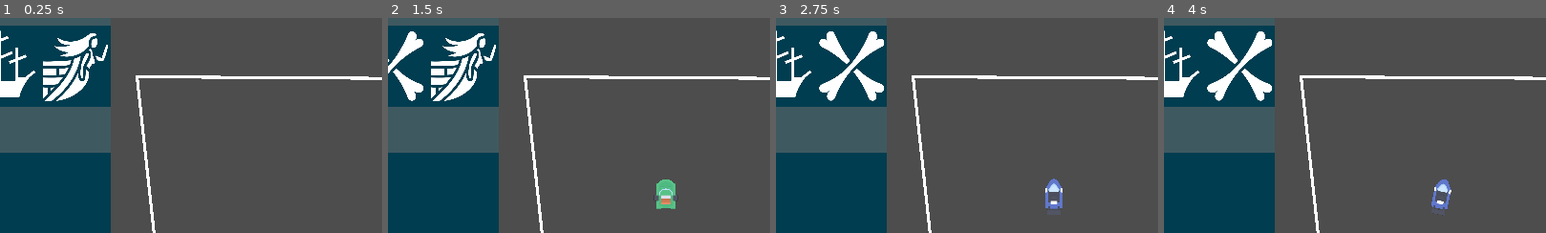
Above: before the commit, frames 1-4 (left to right).
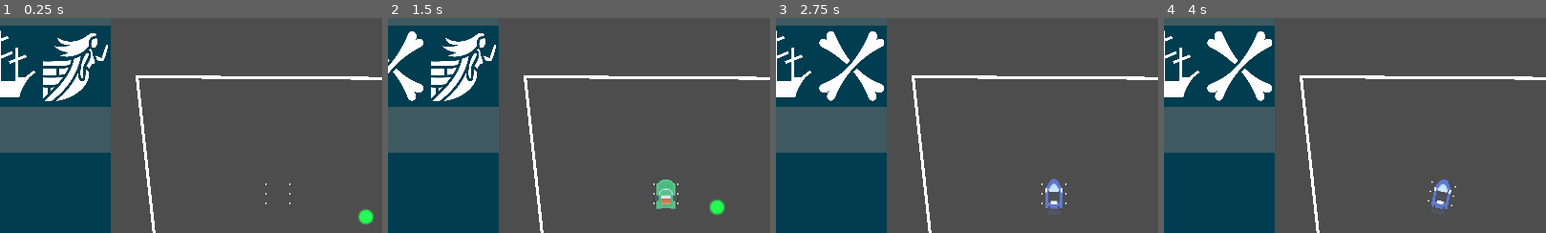
Above: after the commit, the same moments.

Repository: ktosox/Tool_Box_2
Game: Godot game, scene res://projects/vam-pirate_ship-vivors_2/player_creation/test_arena_player_creation.tscn
Two runs of this game, one before a commit and one after it. Both use one fixed random seed, a clock stepped at 60 frames per second and the inputs below. The project has no main scene, so this scene is started directly.
Inputs (mouse positions are % of the whole screen's width and height, from its top left):
- Up to frame 1 (0.25 s): no input
- Up to frame 2 (1.5 s): click (5, 20) at 0.52 s; click (14, 20) at 1.27 s
- Up to frame 3 (2.75 s): click (24, 20) at 2.02 s
- Up to frame 4 (4 s): tap Enter (ui_accept) at 2.75, 3.02, 3.5 s; move the mouse to (72, 45) at 2.77 s; hold Right (ui_right) 2.78-3.5 s; click (72, 45) at 2.92 s; drag from (30, 55) to (45, 70) at 3.52 s
The pictures show only the part of the screen within x 14-64%, y 9-59%; the shares and areas given below are measured in that part.

The runs differ from the first frame. In frame 1, 0.3% of the frame differs, in the area x 69-98%, y 76-97%; in frame 2, 0.3%, in the area x 69-89%, y 76-92%; in frame 3, less than 0.1%; in frame 4, less than 0.1%.

Commit message:
made some progress towards adding parts to player

Diff:
--- a/project.godot
+++ b/project.godot
@@ -20,6 +20,10 @@
 window/size/viewport_height=720
 window/stretch/mode="canvas_items"
 window/stretch/aspect="keep_width"
+
+[dotnet]
+
+project/assembly_name="Tool_Box_2"
 
 [input]
 
--- a/projects/vam-pirate_ship-vivors_2/damage_arena/damage_arena.tscn
+++ b/projects/vam-pirate_ship-vivors_2/damage_arena/damage_arena.tscn
@@ -2,9 +2,9 @@
 
 [ext_resource type="Script" path="res://projects/vam-pirate_ship-vivors_2/damage_arena/spawn_ui.gd" id="1_g532p"]
 [ext_resource type="Texture2D" uid="uid://onm5xeg5u5wu" path="res://resources/shader_particles/orb1.png" id="2_7g3f1"]
-[ext_resource type="PackedScene" uid="uid://bnodi31vhdku8" path="res://projects/vam-pirate_ship-vivors_2/magnetic_mine.tscn" id="2_bgjbt"]
+[ext_resource type="PackedScene" uid="uid://bnodi31vhdku8" path="res://projects/vam-pirate_ship-vivors_2/enemies/magnetic_mine.tscn" id="2_bgjbt"]
 [ext_resource type="PackedScene" uid="uid://vwlkff015x7e" path="res://projects/vam-pirate_ship-vivors_2/player.tscn" id="4_msigs"]
-[ext_resource type="PackedScene" uid="uid://wnxwn405uush" path="res://projects/vam-pirate_ship-vivors_2/ship_parts/air_boat.tscn" id="5_dxux2"]
+[ext_resource type="PackedScene" uid="uid://cxv8ea5o2yvi4" path="res://projects/vam-pirate_ship-vivors_2/battle_boat.tscn" id="5_dbqgg"]
 
 [node name="DamageArena" type="Node2D"]
 
@@ -14,7 +14,7 @@
 spawn_point = NodePath("../SpawnPoint")
 
 [node name="Back" type="ColorRect" parent="SpawnUI"]
-custom_minimum_size = Vector2(120, 0)
+custom_minimum_size = Vector2(140, 0)
 anchors_preset = 9
 anchor_bottom = 1.0
 grow_vertical = 2
@@ -99,6 +99,6 @@
 [node name="Player" parent="." instance=ExtResource("4_msigs")]
 position = Vector2(653, 381)
 
-[node name="AirBoat" parent="Player" instance=ExtResource("5_dxux2")]
+[node name="BattleBoat" parent="Player" instance=ExtResource("5_dbqgg")]
 
 [connection signal="pressed" from="SpawnUI/Back/Layout/EnemySection/SpawnEnemy" to="SpawnUI" method="_on_spawn_enemy_pressed"]
--- a/projects/vam-pirate_ship-vivors_2/enemy_gun.tscn
+++ b/projects/vam-pirate_ship-vivors_2/enemies/enemy_gun.tscn
@@ -1,6 +1,6 @@
 [gd_scene load_steps=4 format=3 uid="uid://cjsb0u1e8f3f4"]
 
-[ext_resource type="Script" path="res://projects/vam-pirate_ship-vivors_2/enemy_gun.gd" id="1_j25v5"]
+[ext_resource type="Script" path="res://projects/vam-pirate_ship-vivors_2/enemies/enemy_gun.gd" id="1_j25v5"]
 [ext_resource type="PackedScene" uid="uid://cu6565wpxaocr" path="res://projects/vam-pirate_ship-vivors_2/detector.tscn" id="2_jp267"]
 
 [sub_resource type="CircleShape2D" id="CircleShape2D_1qyy8"]
--- a/projects/vam-pirate_ship-vivors_2/explosion.tscn
+++ b/projects/vam-pirate_ship-vivors_2/enemies/explosion.tscn
@@ -1,6 +1,6 @@
 [gd_scene load_steps=10 format=3 uid="uid://dlb50nvbe20m8"]
 
-[ext_resource type="Script" path="res://projects/vam-pirate_ship-vivors_2/explosion.gd" id="1_3bpcu"]
+[ext_resource type="Script" path="res://projects/vam-pirate_ship-vivors_2/enemies/explosion.gd" id="1_3bpcu"]
 [ext_resource type="Texture2D" uid="uid://cltl2m3w3n6tj" path="res://resources/shader_particles/smoke6.png" id="1_fkb55"]
 [ext_resource type="Texture2D" uid="uid://dsl8w7dvr3vv5" path="res://resources/shader_particles/smoke3.png" id="2_7wxm6"]
 [ext_resource type="Script" path="res://systems/attack_system/attack_data.gd" id="2_ihn2i"]
--- a/projects/vam-pirate_ship-vivors_2/magnetic_mine.tscn
+++ b/projects/vam-pirate_ship-vivors_2/enemies/magnetic_mine.tscn
@@ -1,7 +1,7 @@
 [gd_scene load_steps=7 format=3 uid="uid://bnodi31vhdku8"]
 
 [ext_resource type="Texture2D" uid="uid://onm5xeg5u5wu" path="res://resources/shader_particles/orb1.png" id="1_76s70"]
-[ext_resource type="Script" path="res://projects/vam-pirate_ship-vivors_2/magnetic_mine.gd" id="1_to0dv"]
+[ext_resource type="Script" path="res://projects/vam-pirate_ship-vivors_2/enemies/magnetic_mine.gd" id="1_to0dv"]
 [ext_resource type="Texture2D" uid="uid://c143obm5gwo7d" path="res://resources/shader_particles/orb3.png" id="2_1eoqs"]
 [ext_resource type="PackedScene" uid="uid://cu6565wpxaocr" path="res://projects/vam-pirate_ship-vivors_2/detector.tscn" id="4_0v23o"]
 
--- a/projects/vam-pirate_ship-vivors_2/game.tscn
+++ b/projects/vam-pirate_ship-vivors_2/game.tscn
@@ -3,8 +3,8 @@
 [ext_resource type="Script" path="res://projects/vam-pirate_ship-vivors_2/player_ship.gd" id="1_wrg1n"]
 [ext_resource type="PackedScene" uid="uid://byqhyixw2emev" path="res://projects/vam-pirate_ship-vivors_2/KenneyWatercraft/Models/GLB format/boat-fan.glb" id="2_3dar4"]
 [ext_resource type="Texture2D" uid="uid://d11ofdafmrw2k" path="res://resources/shader_particles/smoke2.png" id="3_wf3vw"]
-[ext_resource type="PackedScene" uid="uid://cjsb0u1e8f3f4" path="res://projects/vam-pirate_ship-vivors_2/enemy_gun.tscn" id="4_ohqq1"]
-[ext_resource type="PackedScene" uid="uid://bnodi31vhdku8" path="res://projects/vam-pirate_ship-vivors_2/magnetic_mine.tscn" id="5_adeya"]
+[ext_resource type="PackedScene" uid="uid://cjsb0u1e8f3f4" path="res://projects/vam-pirate_ship-vivors_2/enemies/enemy_gun.tscn" id="4_ohqq1"]
+[ext_resource type="PackedScene" uid="uid://bnodi31vhdku8" path="res://projects/vam-pirate_ship-vivors_2/enemies/magnetic_mine.tscn" id="5_adeya"]
 [ext_resource type="PackedScene" uid="uid://cneukwlht7ocs" path="res://projects/vam-pirate_ship-vivors_2/pickup.tscn" id="6_pxew2"]
 
 [sub_resource type="Environment" id="Environment_0ijcl"]
--- a/projects/vam-pirate_ship-vivors_2/player.gd
+++ b/projects/vam-pirate_ship-vivors_2/player.gd
@@ -7,6 +7,8 @@
 var turn_speed = 2.5
 
 var current_body : Node2D
+
+
 
 func _physics_process(delta: float) -> void:
 
@@ -22,11 +24,15 @@
 func apply_part(part : ShipPart) -> bool: #returns if it worked
 	# check what type of part was given
 
-	# if it's a body -> pass it to apply_body
-	if part.type == ShipPart.Part_Flavour.HULL:
-		apply_body(part)
-	# if it's an item -> pass it to apply_item
-
+	match part.type:
+		ShipPart.Part_Flavour.HULL:
+			apply_body(part)
+		ShipPart.Part_Flavour.WEAPON:
+			apply_weapon(part)
+		ShipPart.Part_Flavour.TOOL:
+			apply_tool(part)
+		_:
+			return false
 
 	return true
 
@@ -40,3 +46,44 @@
 	for key in part.special_properties.keys():
 		self.set(key,part.special_properties[key])
 	pass
+
+func apply_weapon(part : ShipPart, slot = -1) -> int:
+	var selected_slot : Node2D
+	if slot == -1: # find the first empty slot
+		for index in $WeaponSlots.get_child_count():
+			if $WeaponSlots.get_child(index).get_child_count() == 0:
+				slot = index
+				break
+		if slot == -1: # all slots are taken - so pick one at random and overwrite it
+			slot = randi()%$WeaponSlots.get_child_count()
+			remove_weapon(slot)
+	selected_slot = $WeaponSlots.get_child(slot)
+	part.global_position = selected_slot.global_position
+	selected_slot.add_child(part)
+
+	return slot
+
+func remove_weapon(slot : int):
+	$WeaponSlots.get_child(slot).queue_free()
+
+	pass
+
+func apply_tool(part : ShipPart) -> int:
+	var slot_ID : int
+	for index in $ToolHolder.get_child_count():
+		if $ToolHolder.get_child(index).get_child_count() == 0:
+			slot_ID = index
+			break
+	if slot_ID == null: # all taken
+		slot_ID = randi()%$ToolHolder.get_child_count()
+		remove_tool(slot_ID)
+
+	var selected_slot = $ToolHolder.get_child(slot_ID)
+	part.global_position = selected_slot.global_position
+	selected_slot.add_child(part)
+	return slot_ID
+
+func remove_tool(slot : int):
+	$ToolHolder.get_child(slot).queue_free()
+
+	pass
--- a/projects/vam-pirate_ship-vivors_2/player.tscn
+++ b/projects/vam-pirate_ship-vivors_2/player.tscn
@@ -1,6 +1,7 @@
-[gd_scene load_steps=2 format=3 uid="uid://vwlkff015x7e"]
+[gd_scene load_steps=3 format=3 uid="uid://vwlkff015x7e"]
 
 [ext_resource type="Script" path="res://projects/vam-pirate_ship-vivors_2/player.gd" id="1_eljt5"]
+[ext_resource type="Texture2D" uid="uid://cjs7l1n3i1on5" path="res://resources/shader_particles/orb5.png" id="2_eqtk5"]
 
 [node name="Player" type="CharacterBody2D" groups=["player"]]
 collision_layer = 2
@@ -11,3 +12,43 @@
 
 [node name="Camera2D" type="Camera2D" parent="."]
 zoom = Vector2(0.5, 0.5)
+
+[node name="WeaponSlots" type="Node2D" parent="."]
+
+[node name="1" type="Sprite2D" parent="WeaponSlots"]
+position = Vector2(-40, 32)
+scale = Vector2(0.025, 0.025)
+texture = ExtResource("2_eqtk5")
+
+[node name="2" type="Sprite2D" parent="WeaponSlots"]
+position = Vector2(-40, 0)
+scale = Vector2(0.025, 0.025)
+texture = ExtResource("2_eqtk5")
+
+[node name="3" type="Sprite2D" parent="WeaponSlots"]
+position = Vector2(-40, -32)
+scale = Vector2(0.025, 0.025)
+texture = ExtResource("2_eqtk5")
+
+[node name="4" type="Sprite2D" parent="WeaponSlots"]
+position = Vector2(40, 32)
+scale = Vector2(0.025, 0.025)
+texture = ExtResource("2_eqtk5")
+
+[node name="5" type="Sprite2D" parent="WeaponSlots"]
+position = Vector2(40, 0)
+scale = Vector2(0.025, 0.025)
+texture = ExtResource("2_eqtk5")
+
+[node name="6" type="Sprite2D" parent="WeaponSlots"]
+position = Vector2(40, -32)
+scale = Vector2(0.025, 0.025)
+texture = ExtResource("2_eqtk5")
+
+[node name="ToolHolder" type="Node2D" parent="."]
+
+[node name="1" type="Node2D" parent="ToolHolder"]
+
+[node name="2" type="Node2D" parent="ToolHolder"]
+
+[node name="3" type="Node2D" parent="ToolHolder"]
--- a/projects/vam-pirate_ship-vivors_2/player_creation/building_panel.tscn
+++ b/projects/vam-pirate_ship-vivors_2/player_creation/building_panel.tscn
@@ -4,7 +4,7 @@
 [ext_resource type="PackedScene" uid="uid://wnxwn405uush" path="res://projects/vam-pirate_ship-vivors_2/ship_parts/air_boat.tscn" id="2_dw2kl"]
 [ext_resource type="Script" path="res://projects/vam-pirate_ship-vivors_2/player_inventory/item_data.gd" id="2_vurqv"]
 [ext_resource type="Texture2D" uid="uid://ddy8dqjejwaat" path="res://resources/ui_icons/pirate/dolphin.png" id="4_ko35t"]
-[ext_resource type="PackedScene" uid="uid://cxv8ea5o2yvi4" path="res://projects/vam-pirate_ship-vivors_2/ship_parts/battle_boat.tscn" id="5_24u31"]
+[ext_resource type="PackedScene" uid="uid://cxv8ea5o2yvi4" path="res://projects/vam-pirate_ship-vivors_2/battle_boat.tscn" id="5_24u31"]
 [ext_resource type="Texture2D" uid="uid://b6gtkhtigj8is" path="res://resources/ui_icons/pirate/galleon.png" id="6_ly8gj"]
 [ext_resource type="PackedScene" uid="uid://cf5mdaxtxu62v" path="res://projects/vam-pirate_ship-vivors_2/ship_parts/speed_boat.tscn" id="7_fggqo"]
 [ext_resource type="Texture2D" uid="uid://hxd642ogtf3s" path="res://resources/ui_icons/pirate/figurehead.png" id="8_14eov"]
--- a/projects/vam-pirate_ship-vivors_2/player_creation/part_selector.gd
+++ b/projects/vam-pirate_ship-vivors_2/player_creation/part_selector.gd
@@ -1,6 +1,6 @@
 extends HBoxContainer
 
-signal part_selected(part)
+signal part_selected(part : PackedScene)
 
 @export var part_A : ItemData
 
@@ -18,7 +18,7 @@
 
 func _on_option_a_pressed() -> void:
 	$OptionA.disabled = true
-	emit_signal("part_selected",part_A.payload.instantiate())
+	emit_signal("part_selected",part_A.payload)
 	$OptionB.disabled = false
 	$OptionC.disabled = false
 	pass # Replace with function body.
@@ -26,7 +26,7 @@
 
 func _on_option_b_pressed() -> void:
 	$OptionB.disabled = true
-	emit_signal("part_selected",part_B.payload.instantiate())
+	emit_signal("part_selected",part_B.payload)
 	$OptionC.disabled = false
 	$OptionA.disabled = false
 	pass # Replace with function body.
@@ -34,7 +34,7 @@
 
 func _on_option_c_pressed() -> void:
 	$OptionC.disabled = true
-	emit_signal("part_selected",part_C.payload.instantiate())
+	emit_signal("part_selected",part_C.payload)
 	$OptionB.disabled = false
 	$OptionA.disabled = false
 	pass # Replace with function body.
--- a/projects/vam-pirate_ship-vivors_2/player_creation/test_arena_player_creation.gd
+++ b/projects/vam-pirate_ship-vivors_2/player_creation/test_arena_player_creation.gd
@@ -11,16 +11,16 @@
 	pass
 
 
-func _on_body_part_selected(part: Variant) -> void:
-	$Player.apply_part(part)
+func _on_body_part_selected(part: PackedScene) -> void:
+	$Player.apply_part(part.instantiate())
 	pass # Replace with function body.
 
 
-func _on_weapon_part_selected(part: Variant) -> void:
-	$Player.apply_part(part)
+func _on_weapon_part_selected(part: PackedScene) -> void:
+	$Player.apply_part(part.instantiate())
 	pass # Replace with function body.
 
 
-func _on_tool_part_selected(part: Variant) -> void:
-	$Player.apply_part(part)
+func _on_tool_part_selected(part: PackedScene) -> void:
+	$Player.apply_part(part.instantiate())
 	pass # Replace with function body.
--- a/projects/vam-pirate_ship-vivors_2/player_creation/test_arena_player_creation.tscn
+++ b/projects/vam-pirate_ship-vivors_2/player_creation/test_arena_player_creation.tscn
@@ -1,8 +1,9 @@
-[gd_scene load_steps=4 format=3 uid="uid://bmf48bs0iqvef"]
+[gd_scene load_steps=5 format=3 uid="uid://bmf48bs0iqvef"]
 
 [ext_resource type="Script" path="res://projects/vam-pirate_ship-vivors_2/player_creation/test_arena_player_creation.gd" id="1_rr51u"]
 [ext_resource type="PackedScene" uid="uid://b5ahgyqmiemfv" path="res://projects/vam-pirate_ship-vivors_2/player_creation/building_panel.tscn" id="1_xb6vy"]
 [ext_resource type="PackedScene" uid="uid://vwlkff015x7e" path="res://projects/vam-pirate_ship-vivors_2/player.tscn" id="2_mgf7o"]
+[ext_resource type="PackedScene" uid="uid://cneukwlht7ocs" path="res://projects/vam-pirate_ship-vivors_2/pickup.tscn" id="4_q6ces"]
 
 [node name="TestArenaPlayerCreation" type="Node2D"]
 script = ExtResource("1_rr51u")
@@ -24,6 +25,9 @@
 
 [node name="BuildingPanel" parent="CanvasLayer" instance=ExtResource("1_xb6vy")]
 
+[node name="Pickup" parent="." instance=ExtResource("4_q6ces")]
+position = Vector2(1113, 454)
+
 [connection signal="part_selected" from="CanvasLayer/BuildingPanel/Back/Layout/Body" to="." method="_on_body_part_selected"]
 [connection signal="part_selected" from="CanvasLayer/BuildingPanel/Back/Layout/Weapon" to="." method="_on_weapon_part_selected"]
 [connection signal="part_selected" from="CanvasLayer/BuildingPanel/Back/Layout/Tool" to="." method="_on_tool_part_selected"]
--- a/projects/vam-pirate_ship-vivors_2/ship_parts/air_boat.tscn
+++ b/projects/vam-pirate_ship-vivors_2/ship_parts/air_boat.tscn
@@ -4,12 +4,12 @@
 [ext_resource type="PackedScene" uid="uid://cuosdqgoqst5k" path="res://projects/vam-pirate_ship-vivors_2/window_to_3d.tscn" id="2_hl7f6"]
 [ext_resource type="PackedScene" uid="uid://byqhyixw2emev" path="res://projects/vam-pirate_ship-vivors_2/KenneyWatercraft/Models/GLB format/boat-fan.glb" id="3_hamwg"]
 
-[sub_resource type="CapsuleShape2D" id="CapsuleShape2D_ako1o"]
+[sub_resource type="CapsuleShape2D" id="CapsuleShape2D_tt4r8"]
 radius = 32.0
-height = 112.0
+height = 106.0
 
 [node name="AirBoat" type="CollisionShape2D"]
-shape = SubResource("CapsuleShape2D_ako1o")
+shape = SubResource("CapsuleShape2D_tt4r8")
 script = ExtResource("1_x3suh")
 special_properties = {
 "move_acceleration": 360.0,
--- a/projects/vam-pirate_ship-vivors_2/window_to_3d.gd
+++ b/projects/vam-pirate_ship-vivors_2/window_to_3d.gd
@@ -2,11 +2,15 @@
 
 @export var load_this_on_start: PackedScene
 
+@export_enum("OFF", "WOBBLE") var animation = "OFF"
 
 
 func _ready() -> void:
+
 	if load_this_on_start != null :
 		update_shown_object(load_this_on_start)
+	if animation != "OFF":
+		$Animator.play(animation)
 
 
 
--- a/projects/vam-pirate_ship-vivors_2/window_to_3d.tscn
+++ b/projects/vam-pirate_ship-vivors_2/window_to_3d.tscn
@@ -1,10 +1,48 @@
-[gd_scene load_steps=3 format=3 uid="uid://cuosdqgoqst5k"]
+[gd_scene load_steps=6 format=3 uid="uid://cuosdqgoqst5k"]
 
 [ext_resource type="Script" path="res://projects/vam-pirate_ship-vivors_2/window_to_3d.gd" id="1_5umju"]
 
 [sub_resource type="Environment" id="Environment_0ijcl"]
 ambient_light_source = 2
 ambient_light_color = Color(1, 1, 1, 1)
+
+[sub_resource type="Animation" id="Animation_8qg71"]
+resource_name = "WOBBLE"
+length = 2.0
+loop_mode = 1
+tracks/0/type = "value"
+tracks/0/imported = false
+tracks/0/enabled = true
+tracks/0/path = NodePath("SubViewport/Scene/Camera3D:rotation")
+tracks/0/interp = 1
+tracks/0/loop_wrap = true
+tracks/0/keys = {
+"times": PackedFloat32Array(0, 0.7, 1.4, 2),
+"transitions": PackedFloat32Array(2, 0.5, -2, 1),
+"update": 0,
+"values": [Vector3(-1.5708, 3.14159, 0), Vector3(-1.50098, 3.14159, 0), Vector3(-1.64061, 3.14159, 0), Vector3(-1.5708, 3.14159, 0)]
+}
+
+[sub_resource type="Animation" id="Animation_5w0r5"]
+length = 0.001
+tracks/0/type = "value"
+tracks/0/imported = false
+tracks/0/enabled = true
+tracks/0/path = NodePath("SubViewport/Scene/Camera3D:rotation")
+tracks/0/interp = 1
+tracks/0/loop_wrap = true
+tracks/0/keys = {
+"times": PackedFloat32Array(0),
+"transitions": PackedFloat32Array(1),
+"update": 0,
+"values": [Vector3(-1.5708, 3.14159, 0)]
+}
+
+[sub_resource type="AnimationLibrary" id="AnimationLibrary_k7xfs"]
+_data = {
+"RESET": SubResource("Animation_5w0r5"),
+"WOBBLE": SubResource("Animation_8qg71")
+}
 
 [node name="WindowTo3D" type="SubViewportContainer"]
 custom_minimum_size = Vector2(160, 160)
@@ -23,8 +61,10 @@
 script = ExtResource("1_5umju")
 
 [node name="SubViewport" type="SubViewport" parent="."]
+own_world_3d = true
 transparent_bg = true
 handle_input_locally = false
+canvas_item_default_texture_filter = 0
 size = Vector2i(160, 160)
 render_target_update_mode = 4
 
@@ -33,5 +73,10 @@
 [node name="ObjectHolder" type="Node3D" parent="SubViewport/Scene"]
 
 [node name="Camera3D" type="Camera3D" parent="SubViewport/Scene"]
-transform = Transform3D(-1, -8.74228e-08, -3.82137e-15, 0, -4.37114e-08, 1, -8.74228e-08, 1, 4.37114e-08, 0, 4, 0)
+transform = Transform3D(-1, -1.50996e-07, -6.60024e-15, 0, -4.37114e-08, 1, -1.50996e-07, 1, 4.37114e-08, 0, 4, 0)
 environment = SubResource("Environment_0ijcl")
+
+[node name="Animator" type="AnimationPlayer" parent="."]
+libraries = {
+"": SubResource("AnimationLibrary_k7xfs")
+}
Renamed: projects/vam-pirate_ship-vivors_2/ship_parts/battle_boat.tscn -> projects/vam-pirate_ship-vivors_2/battle_boat.tscn
Renamed: projects/vam-pirate_ship-vivors_2/enemy_gun.gd -> projects/vam-pirate_ship-vivors_2/enemies/enemy_gun.gd
Renamed: projects/vam-pirate_ship-vivors_2/explosion.gd -> projects/vam-pirate_ship-vivors_2/enemies/explosion.gd
Renamed: projects/vam-pirate_ship-vivors_2/magnetic_mine.gd -> projects/vam-pirate_ship-vivors_2/enemies/magnetic_mine.gd
Renamed: projects/vam-pirate_ship-vivors_2/test_bullet.tscn -> projects/vam-pirate_ship-vivors_2/enemies/test_bullet.tscn
